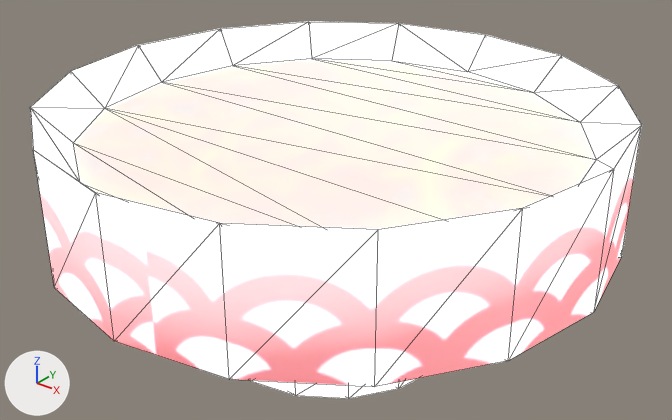
An edit to the glTF model assets/models/bowl.glb, drawn before and after from the same camera.
Rendered twice from a 50 mm camera at (4.09, -5.09, 3.21) aimed at (0.0, 0.03, 0.04). The axes (+X, +Y, +Z) are drawn at lower left. The lights are the same throughout. Mesh edges are drawn as thin lines. Vertices at the same position are counted once.

Script lines for the objects in view, before the commit:
```python
me_cylinder = bpy.data.meshes.new('Cylinder')
me_cylinder.from_pydata(...)  # 80 vertices, 156 faces; spans x -2.17..2.17, y -2.17..2.17, z -1.0..0.98
me_cylinder.materials.append(mat_bowl_001)
ob_cylinder = bpy.data.objects.new('Cylinder', me_cylinder)
ob_cylinder.location = (0.0, 0.0, 0.0)
```
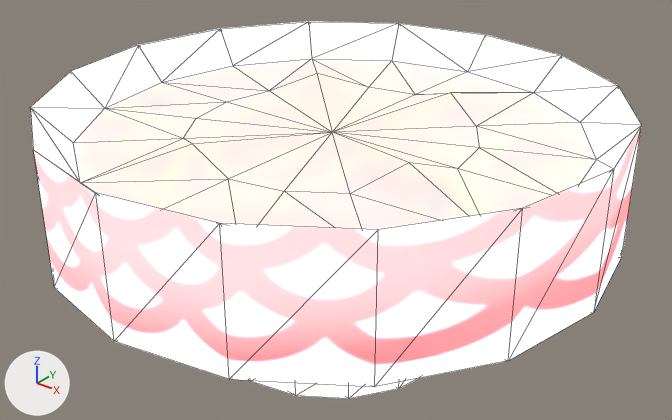
What differs and where, as boxes (x1, y1, x2, y2) in the pictures (672 x 420 px):
part 1 of me_cylinder, built on: (73, 59, 596, 230) in both
part 2 of me_cylinder, surface changed: (34, 126, 642, 385) in both

Diff of the bpy script that builds the scene:
```diff
--- a/assets/models/bowl.glb.py
+++ b/assets/models/bowl.glb.py
@@ me_cylinder @@
 # used by ob_cylinder; location = (0.0, 0.0, 0.0)
-me_cylinder.from_pydata(...)  # 80 vertices, 156 faces; spans x -2.17..2.17, y -2.17..2.17, z -1.0..0.98
+me_cylinder.from_pydata(...)  # 97 vertices, 190 faces; spans x -2.17..2.17, y -2.17..2.17, z -1.0..0.98
+# me_cylinder part 1
+# 14 faces are deleted
+# 17 vertices are added at x -1.11..1.09, y -1.11..1.09, z 0.69..0.82
+# 48 new faces join them
+# me_cylinder part 2: 32 kept faces spanning x -2.17..2.17, y -2.17..2.17, z -0.03..0.98 get new texture (UV) coordinates
 me_cylinder.materials.append(mat_bowl_001)
```
